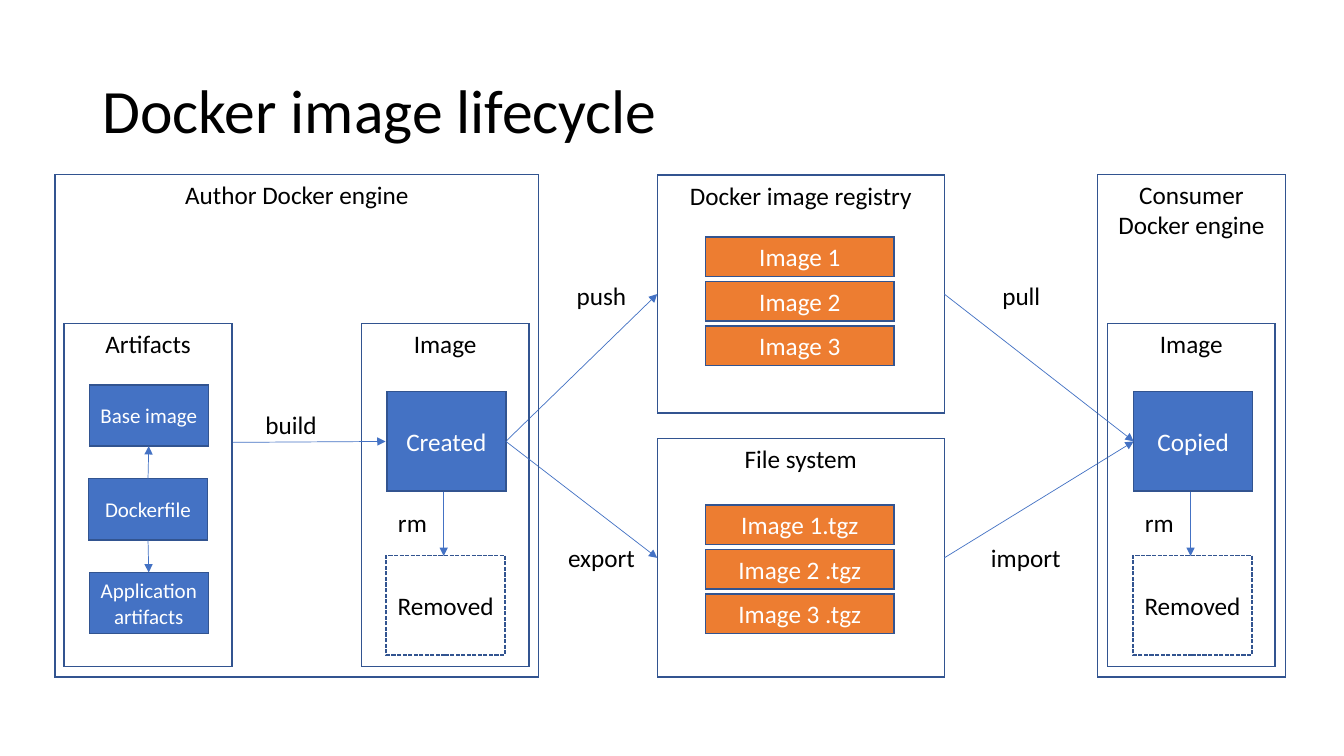
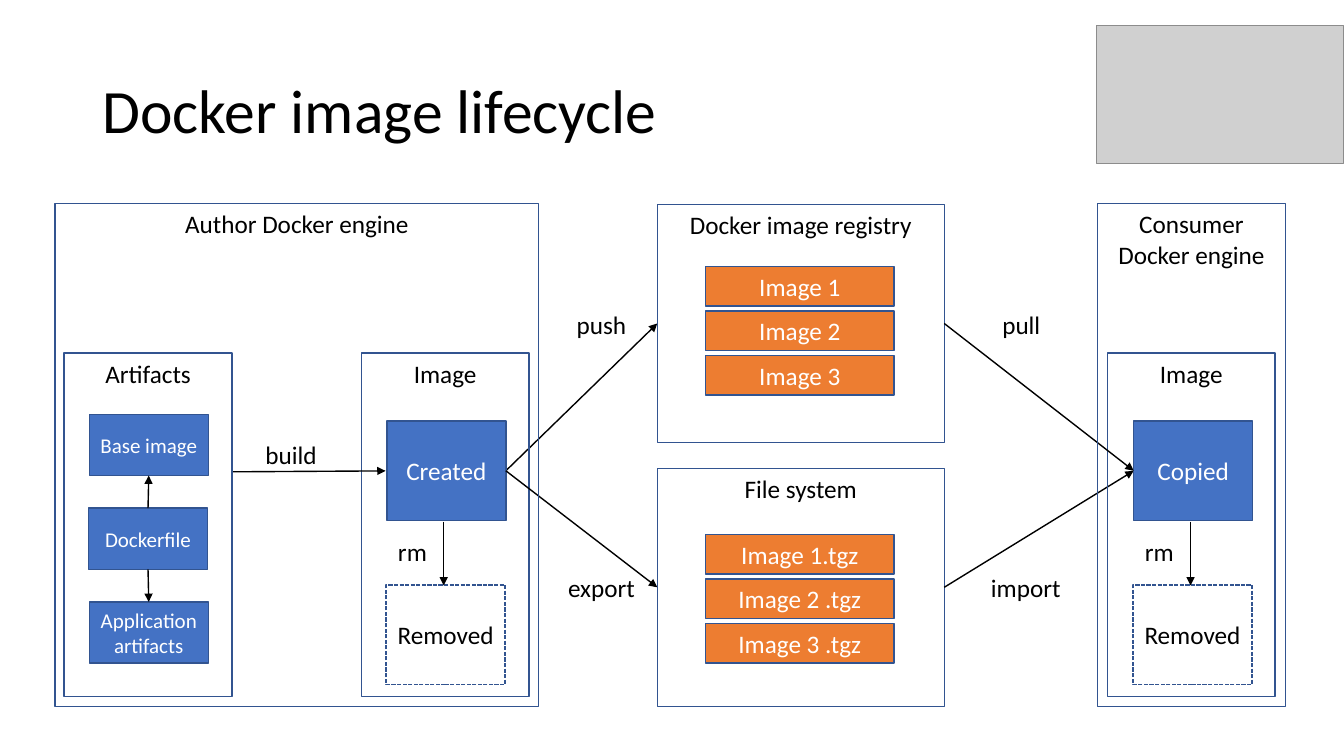
Before and after one commit to aljazsim/docker-masterclass-examples, a slide deck: slide 16 of Docker Masterclass.pptx. Drawn at 1344x756 pixels with LibreOffice and Linux fonts; fonts in the diff are those of the drawing; grey boxes stand for pictures. Boxes give left, top, right and bottom in pixels: in the first picture for what was removed or moved away, otherwise in the second. Text is boxed around its words. In the diff, an @@ line names an element or a change of style, - is before the commit and + after.

```diff
--- a/Docker Masterclass.pptx
+++ b/Docker Masterclass.pptx
@@ picture added at bbox=[1097, 25, 1343, 164] @@
@@ arrow (506, 471) - (657, 324): stroke #4472C4 0.5 pt to #000000 1 pt @@
@@ arrow (945, 324) - (1134, 471): stroke #4472C4 0.5 pt to #000000 1 pt @@
@@ arrow (148, 508) - (149, 476): stroke #4472C4 0.5 pt to #000000 1 pt @@
@@ arrow (232, 472) - (386, 471): stroke #4472C4 0.5 pt to #000000 1 pt @@
@@ arrow (506, 471) - (657, 588): stroke #4472C4 0.5 pt to #000000 1 pt @@
@@ arrow (945, 588) - (1134, 471): stroke #4472C4 0.5 pt to #000000 1 pt @@
@@ arrow (444, 522) - (444, 586): stroke #4472C4 0.5 pt to #000000 1 pt @@
@@ 20 rectangles, 9 arrows, 7 texts: place and size @@
-20 rectangles, 9 arrows, 7 texts at bbox=[55, 174, 1287, 678]
+20 rectangles, 9 arrows, 7 texts at bbox=[55, 204, 1287, 707]
@@ arrow (1191, 522) - (1191, 586): stroke #4472C4 0.5 pt to #000000 1 pt @@
@@ arrow (148, 570) - (149, 602): stroke #4472C4 0.5 pt to #000000 1 pt @@
```
Also in this commit, not shown: 54 other slides changed, 4 slides added.
